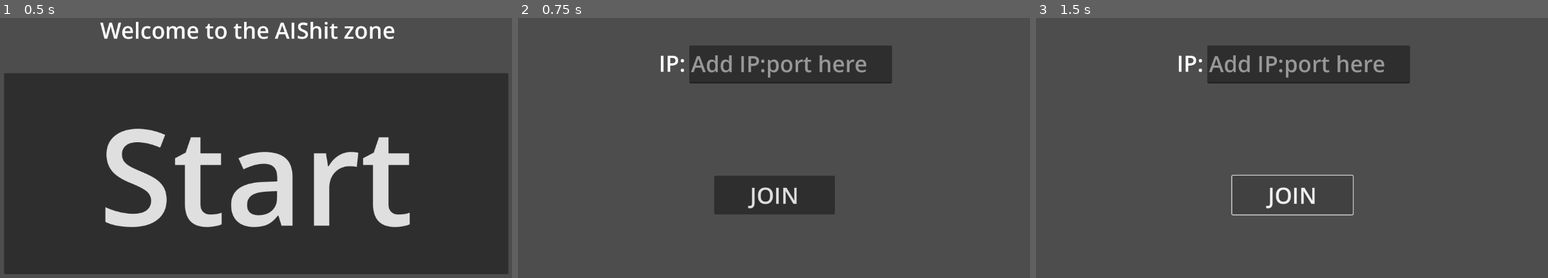
Above: before the commit, frames 1-3 (left to right).
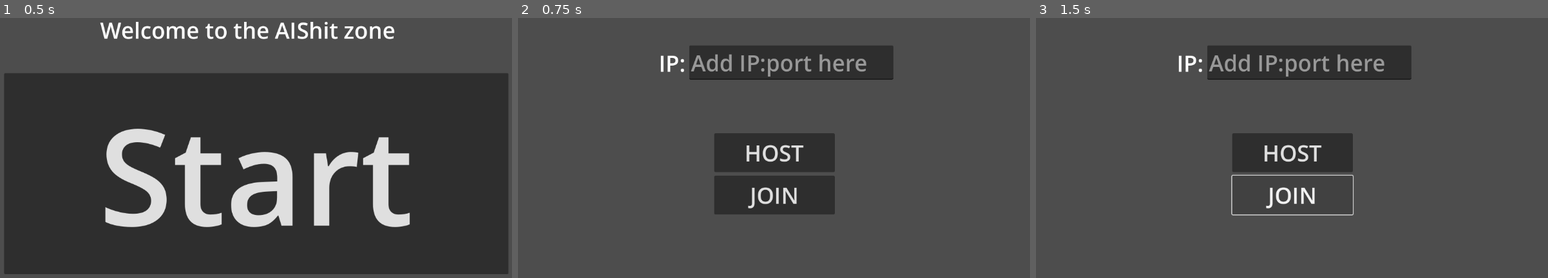
Above: after the commit, the same moments.

Repository: HolkerDev/AIS-zone
Game: Godot game, scene res://menu.tscn
The game is run twice, just before and just after one commit, with the same random seed, the same clock (stepped at 60 frames per second) and the same inputs.
Inputs (mouse positions are in pixels of both pictures, inside the frame that each line leads up to):
- Up to frame 1 (0.5 s): no input
- Up to frame 2 (0.75 s): click "Start" at 0.5 s
- Up to frame 3 (1.5 s): click (1292, 194) at 1.25 s, where only the run before the commit has a clickable "JOIN"

Frame 1 is identical in both runs. In frame 2, 4.5% of the frame differs, in the area x 33-74%, y 10-60%; in frame 3, 4.5%.

Commit message:
add some lobby logic

Diff:
--- /dev/null
+++ b/level.tscn
@@ -0,0 +1,3 @@
+[gd_scene format=3 uid="uid://bttuuea52kh6n"]
+
+[node name="level" type="Node2D"]
--- /dev/null
+++ b/lobby.gd
@@ -0,0 +1,49 @@
+# lobby.gd
+extends Node
+
+const PORT = 4433
+
+func _ready():
+	# Start paused.
+	get_tree().paused = true
+	# You can save bandwidth by disabling server relay and peer notifications.
+	multiplayer.server_relay = false
+
+	# Automatically start the server in headless mode.
+	if DisplayServer.get_name() == "headless":
+		print("Automatically starting dedicated server.")
+		_on_host_pressed.call_deferred()
+
+
+func _on_host_pressed():
+	print("ping")
+	OS.alert("Failed to start multiplayer client.")
+	# Start as server.
+	var peer = ENetMultiplayerPeer.new()
+	peer.create_server(PORT)
+	if peer.get_connection_status() == MultiplayerPeer.CONNECTION_DISCONNECTED:
+		OS.alert("Failed to start multiplayer server.")
+		return
+	multiplayer.multiplayer_peer = peer
+	start_game()
+
+
+func _on_join_pressed():
+	# Start as client.
+	var txt : String = $LineEditIP.text
+	if txt == "":
+		OS.alert("Need a remote to connect to.")
+		return
+	var peer = ENetMultiplayerPeer.new()
+	peer.create_client(txt, PORT)
+	if peer.get_connection_status() == MultiplayerPeer.CONNECTION_DISCONNECTED:
+		OS.alert("Failed to start multiplayer client.")
+		return
+	multiplayer.multiplayer_peer = peer
+	start_game()
+
+
+func start_game():
+	# Hide the UI and unpause to start the game.
+	$UI.hide()
+	get_tree().paused = false
--- a/lobby.tscn
+++ b/lobby.tscn
@@ -1,18 +1,12 @@
-[gd_scene load_steps=2 format=3 uid="uid://c3a0vucsflsiv"]
+[gd_scene load_steps=3 format=3 uid="uid://c3a0vucsflsiv"]
 
+[ext_resource type="Script" path="res://lobby.gd" id="1_wrg1q"]
 [ext_resource type="Theme" uid="uid://bhundlasnejpw" path="res://h1_text.tres" id="1_yl782"]
 
 [node name="Lobby" type="Node2D"]
+script = ExtResource("1_wrg1q")
 
-[node name="TextEdit" type="TextEdit" parent="."]
-offset_left = 389.0
-offset_top = 115.0
-offset_right = 843.0
-offset_bottom = 200.0
-theme = ExtResource("1_yl782")
-placeholder_text = "Add IP:port here"
-
-[node name="RichTextLabel" type="RichTextLabel" parent="."]
+[node name="LabelIP" type="RichTextLabel" parent="."]
 offset_left = 321.0
 offset_top = 120.0
 offset_right = 418.0
@@ -20,10 +14,29 @@
 theme = ExtResource("1_yl782")
 text = "IP:"
 
-[node name="Button" type="Button" parent="."]
+[node name="BtnHost" type="Button" parent="."]
+offset_left = 445.0
+offset_top = 312.0
+offset_right = 715.0
+offset_bottom = 399.0
+theme = ExtResource("1_yl782")
+text = "HOST"
+
+[node name="BtnJoin" type="Button" parent="."]
 offset_left = 445.0
 offset_top = 407.0
 offset_right = 715.0
 offset_bottom = 494.0
 theme = ExtResource("1_yl782")
 text = "JOIN"
+
+[node name="LineEditIP" type="LineEdit" parent="."]
+offset_left = 389.0
+offset_top = 115.0
+offset_right = 846.0
+offset_bottom = 192.0
+theme = ExtResource("1_yl782")
+placeholder_text = "Add IP:port here"
+
+[connection signal="pressed" from="BtnHost" to="." method="_on_host_pressed"]
+[connection signal="pressed" from="BtnJoin" to="." method="_on_join_pressed"]
